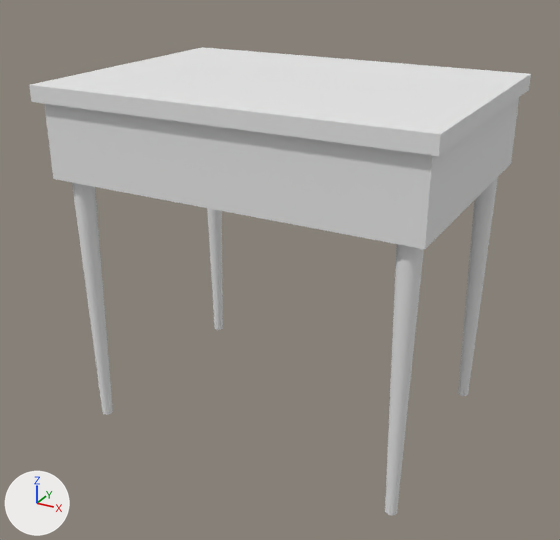
What one commit did to the OBJ model models/myschool_school_desk.obj.
The view is the same before and after, from a camera (50 mm lens) standing at (0.907, -1.835, 0.763) and looking at (-0.007, -0.173, -0.068). Arrows for +X, +Y and +Z are at lower left; the lights stay in place. Where no turn or scale is listed for an object, it has been applied to the vertices.

The older version as bpy lines, for what is in view:
```python
me_cube = bpy.data.meshes.new('Cube')
me_cube.from_pydata(...)  # a box spanning x -0.501..0.499, y -0.498..0.226, z 0.388..0.428
me_cube.materials.append(mat_material)  # white #e7e7e7
me_cube_001 = bpy.data.meshes.new('Cube.001')
me_cube_001.from_pydata(...)  # 16 vertices, 14 faces; spans x -0.479..0.481, y -0.48..0.204, z 0.197..0.397
me_cube_001.materials.append(mat_material)  # white #e7e7e7
me_cylinder_003 = bpy.data.meshes.new('Cylinder.003')
me_cylinder_003.from_pydata(...)  # a 32-sided cut cone along z (radius 0.014 at the low end, 0.028 at the high end) spanning x 0.407..0.463, y 0.121..0.177, z -0.497..0.203
me_cylinder_003.materials.append(mat_material)  # white #e7e7e7
ob_cube = bpy.data.objects.new('Cube', me_cube)
ob_cube.location = (0.0, 0.0, 0.0)
ob_cube_001 = bpy.data.objects.new('Cube.001', me_cube_001)
ob_cube_001.location = (0.0, 0.0, 0.0)
ob_cylinder_003 = bpy.data.objects.new('Cylinder.003', me_cylinder_003)
ob_cylinder_003.location = (0.0, 0.0, 0.0)
# also in view: 'Cylinder' at (-0.426, 0.149, -0.147); 'Cylinder.001' at (-0.426, -0.433, -0.147); 'Cylinder.002' at (0.435, -0.433, -0.147)
```
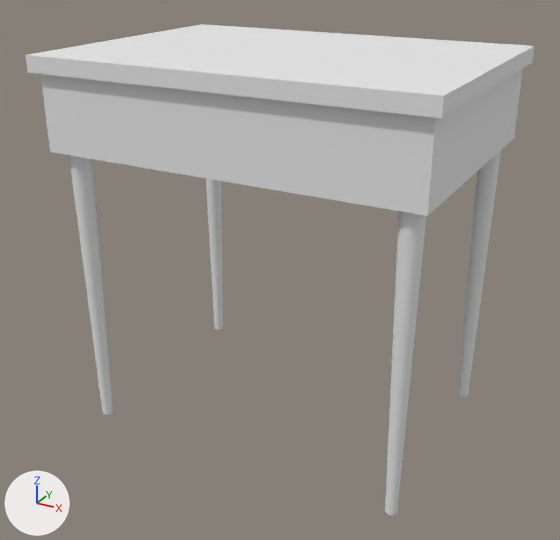
What changed in the scene script:
```text
Change me_cube:
    where me_cube.from_pydata(...)  # 8 vertices, 6 faces; spans x -0.501..0.499, y -0.498..0.226, z 0.388..0.428
    used by ob_cube; location = (0.0, 0.0, 0.0)
    me_cube part 1: the whole mesh is moved by (0.0, 0.0, 0.068)
Change me_cube_001:
    where me_cube_001.from_pydata(...)  # 16 vertices, 14 faces; spans x -0.479..0.481, y -0.48..0.204, z 0.197..0.397
    used by ob_cube_001; location = (0.0, 0.0, 0.0)
    me_cube_001 part 2: the whole mesh is moved by (0.0, 0.0, 0.068)
```

Pixel boxes [x1, y1, x2, y2] of what changed, in the pictures (560 x 540 px):
'Cube.001', mesh moved
    before: [44, 98, 519, 249]
    after: [41, 69, 523, 216]
'Cube', mesh moved
    before: [29, 47, 531, 156]
    after: [25, 24, 535, 118]
